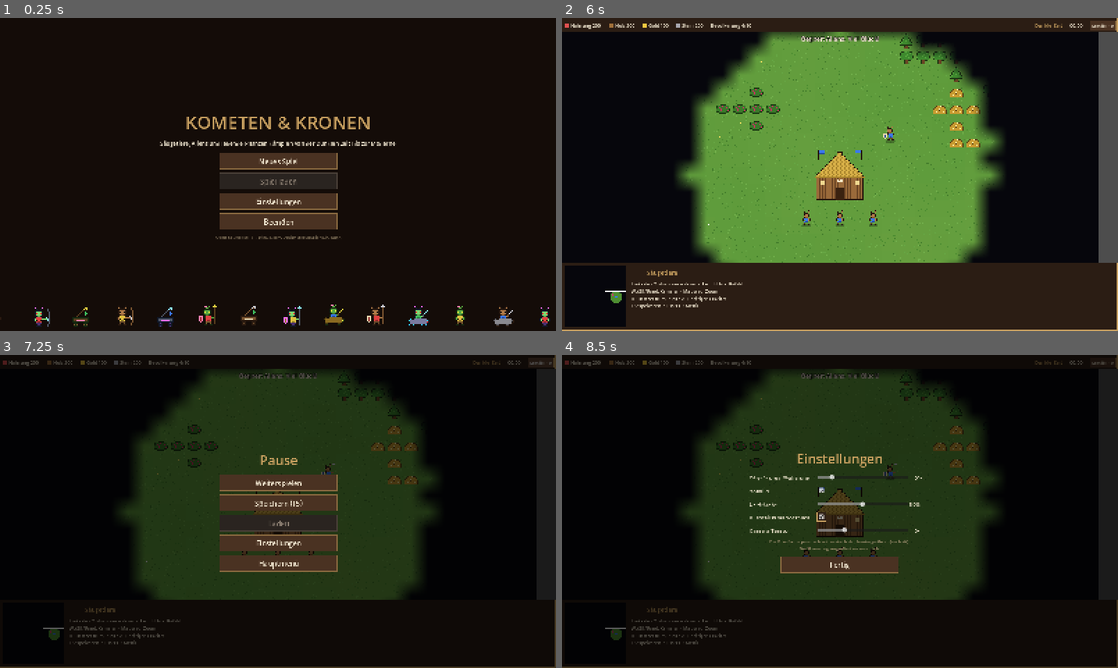
Above: before the commit, frames 1-4 (two rows, left to right).
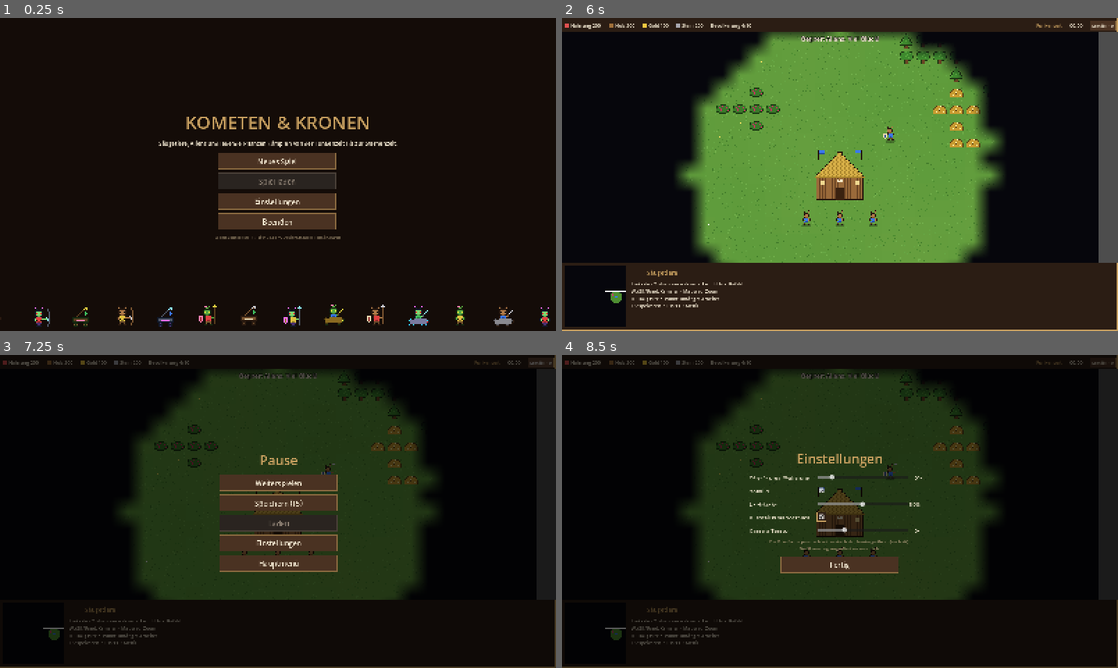
Above: after the commit, the same moments.

Repository: DesignStraub/aliens-in-earth
Game: Godot game, scene res://scenes/main.tscn
Same seed, same stepped clock (60 frames per second), same inputs: the game is played once before the commit and once after it.
Inputs (mouse positions are in pixels of both pictures, inside the frame that each line leads up to):
- Up to frame 1 (0.25 s): no input
- Up to frame 2 (6 s): click "Einstellungen" at 0.5 s; tap Enter at 1.25 s; move the mouse to (812, 237) at 1.27 s; hold W 1.28-2 s; tap H at 1.35 s; click (812, 237) at 1.42 s; click "Neues Spiel" at 2 s; click "Zurück" at 2.75 s; click "Neues Spiel" at 3.5 s; click "Normal" at 4.25 s; click "Normal" at 5 s; click "Spiel starten" at 5.75 s
- Up to frame 3 (7.25 s): click "Menü (F10)" at 6.5 s
- Up to frame 4 (8.5 s): click "Einstellungen" at 7.25 s; click (823, 489) at 8.02 s

The runs differ from the first frame. In frame 1, 1.3% of the frame differs, in the area x 28-72%, y 31-71%; in frame 2, 0.1%; in frame 3, less than 0.1%; in frame 4, less than 0.1%.

Commit message:
Eigene Namen für Zeitalter, Technologien, Gebäude und Ränge
Zeitalter: Funkenzeit, Bannerzeit, Bastionszeit, Kronenzeit, Sternenzeit.
Technologien und Gebäude umbenannt, Einheiten-Ränge als II-V.
Verweise auf andere Spiele aus README und Kommentaren entfernt.

Co-Authored-By: Claude Opus 5.5 <noreply@anthropic.com>

Diff:
--- a/scripts/ai.gd
+++ b/scripts/ai.gd
@@ -365,7 +365,7 @@
 	for k in avail:
 		total_w += float(w[k])
 	var total_own := maxi(1, army.size())
-	# In der Dunklen Zeit nur eine kleine Wache, sonst fehlt Nahrung für den Aufstieg
+	# In der Funkenzeit nur eine kleine Wache, sonst fehlt Nahrung für den Aufstieg
 	if int(p["age"]) == 0 and army.size() >= 5:
 		return
 	for b in world.buildings:
--- a/scripts/data.gd
+++ b/scripts/data.gd
@@ -16,15 +16,15 @@
 const RES_KIND := {"food": "berry", "wood": "tree", "gold": "gold", "stone": "stone"}
 
 const AGES := [
-	{"name": "Dunkle Zeit", "cost": {}, "time": 0.0},
-	{"name": "Feudalzeit", "cost": {"food": 500}, "time": 35.0},
-	{"name": "Burgzeit", "cost": {"food": 800, "gold": 200}, "time": 50.0},
-	{"name": "Imperialzeit", "cost": {"food": 1000, "gold": 800}, "time": 65.0},
-	{"name": "Moderne", "cost": {"food": 1500, "gold": 1200, "stone": 300}, "time": 80.0},
+	{"name": "Funkenzeit", "cost": {}, "time": 0.0},
+	{"name": "Bannerzeit", "cost": {"food": 500}, "time": 35.0},
+	{"name": "Bastionszeit", "cost": {"food": 800, "gold": 200}, "time": 50.0},
+	{"name": "Kronenzeit", "cost": {"food": 1000, "gold": 800}, "time": 65.0},
+	{"name": "Sternenzeit", "cost": {"food": 1500, "gold": 1200, "stone": 300}, "time": 80.0},
 ]
 
-# Je Zeitalter über dem Freischalt-Zeitalter steigt eine Einheit eine Stufe auf.
-const TIER_PREFIX := ["", "Veteran-", "Elite-", "Meister-", "Hightech-"]
+# Je Zeitalter über dem Freischalt-Zeitalter steigt eine Einheit einen Rang auf (II, III, …).
+const TIER_SUFFIX := ["", " II", " III", " IV", " V"]
 
 # range 0 = Nahkampf. Werte in Kacheln bzw. Sekunden.
 const UNITS := {
@@ -77,15 +77,15 @@
 }
 
 const BUILDINGS := {
-	"town_center": {"name": "Dorfzentrum", "size": 3, "hp": 2400.0, "cost": {"wood": 275, "stone": 100}, "time": 90.0, "age": 0, "pop": 10, "drop": ["food", "wood", "gold", "stone"], "trains": ["villager"], "attack": {"atk": 5.0, "range": 6.0, "cd": 2.0}},
+	"town_center": {"name": "Hauptsitz", "size": 3, "hp": 2400.0, "cost": {"wood": 275, "stone": 100}, "time": 90.0, "age": 0, "pop": 10, "drop": ["food", "wood", "gold", "stone"], "trains": ["villager"], "attack": {"atk": 5.0, "range": 6.0, "cd": 2.0}},
 	"house": {"name": "Haus", "size": 2, "hp": 550.0, "cost": {"wood": 25}, "time": 15.0, "age": 0, "pop": 5},
-	"mill": {"name": "Mühle", "size": 2, "hp": 600.0, "cost": {"wood": 100}, "time": 20.0, "age": 0, "drop": ["food"]},
-	"camp": {"name": "Lager", "size": 2, "hp": 600.0, "cost": {"wood": 100}, "time": 20.0, "age": 0, "drop": ["wood", "gold", "stone"]},
+	"mill": {"name": "Kornspeicher", "size": 2, "hp": 600.0, "cost": {"wood": 100}, "time": 20.0, "age": 0, "drop": ["food"]},
+	"camp": {"name": "Sammellager", "size": 2, "hp": 600.0, "cost": {"wood": 100}, "time": 20.0, "age": 0, "drop": ["wood", "gold", "stone"]},
 	"farm": {"name": "Farm", "size": 2, "hp": 300.0, "cost": {"wood": 60}, "time": 10.0, "age": 0, "walkable": true, "food": 300.0},
 	"barracks": {"name": "Kaserne", "size": 3, "hp": 1200.0, "cost": {"wood": 175}, "time": 35.0, "age": 0, "trains": ["spear"]},
-	"range": {"name": "Schießstand", "size": 3, "hp": 1200.0, "cost": {"wood": 175}, "time": 35.0, "age": 1, "trains": ["archer"]},
-	"stable": {"name": "Stall", "size": 3, "hp": 1200.0, "cost": {"wood": 175}, "time": 35.0, "age": 2, "trains": ["cavalry"]},
-	"workshop": {"name": "Werkstatt", "size": 3, "hp": 1500.0, "cost": {"wood": 200, "gold": 50}, "time": 40.0, "age": 3, "trains": ["siege"]},
+	"range": {"name": "Schützenhof", "size": 3, "hp": 1200.0, "cost": {"wood": 175}, "time": 35.0, "age": 1, "trains": ["archer"]},
+	"stable": {"name": "Reiterhof", "size": 3, "hp": 1200.0, "cost": {"wood": 175}, "time": 35.0, "age": 2, "trains": ["cavalry"]},
+	"workshop": {"name": "Kriegswerk", "size": 3, "hp": 1500.0, "cost": {"wood": 200, "gold": 50}, "time": 40.0, "age": 3, "trains": ["siege"]},
 	"palisade": {"name": "Palisade", "size": 1, "hp": 250.0, "cost": {"wood": 3}, "time": 4.0, "age": 0, "wall": true},
 	"wall": {"name": "Steinmauer", "size": 1, "hp": 1800.0, "cost": {"stone": 5}, "time": 6.0, "age": 1, "wall": true},
 	"gate": {"name": "Tor", "size": 1, "hp": 1500.0, "cost": {"stone": 20}, "time": 10.0, "age": 1, "wall": true, "gate": true},
@@ -106,23 +106,23 @@
 
 # Forschung: "at" = Gebäude, in dem geforscht wird; "req" = vorherige Technologie
 const TECHS := {
-	"loom": {"name": "Webstuhl", "desc": "Arbeiter +15 LP und +1 Rüstung", "cost": {"gold": 50}, "time": 20.0, "age": 0, "at": "town_center"},
-	"wheelbarrow": {"name": "Schubkarre", "desc": "Arbeiter +10% Tempo, tragen 5 mehr", "cost": {"food": 175, "wood": 50}, "time": 30.0, "age": 1, "at": "town_center"},
-	"handcart": {"name": "Handkarren", "desc": "Arbeiter +10% Tempo, tragen 5 mehr", "cost": {"food": 300, "wood": 200}, "time": 40.0, "age": 2, "at": "town_center", "req": "wheelbarrow"},
-	"masonry": {"name": "Mauerwerk", "desc": "Alle Gebäude und Mauern +20% LP", "cost": {"wood": 175, "stone": 150}, "time": 40.0, "age": 2, "at": "town_center"},
-	"tower_arrows": {"name": "Turmgeschütze", "desc": "Türme und Dorfzentrum +3 Angriff", "cost": {"food": 200, "wood": 150}, "time": 35.0, "age": 2, "at": "town_center"},
-	"gunpowder": {"name": "Schießpulver", "desc": "Alle Militäreinheiten +20% Angriff", "cost": {"food": 400, "gold": 400}, "time": 60.0, "age": 4, "at": "town_center"},
-	"double_axe": {"name": "Doppelaxt", "desc": "Holz sammeln +20%", "cost": {"food": 100, "wood": 50}, "time": 20.0, "age": 1, "at": "camp"},
-	"bow_saw": {"name": "Bügelsäge", "desc": "Holz sammeln +20%", "cost": {"food": 150, "wood": 100}, "time": 30.0, "age": 2, "at": "camp", "req": "double_axe"},
-	"gold_mining": {"name": "Goldbergbau", "desc": "Gold sammeln +20%", "cost": {"food": 100, "wood": 75}, "time": 25.0, "age": 1, "at": "camp"},
-	"stone_mining": {"name": "Steinbruch", "desc": "Stein sammeln +20%", "cost": {"food": 100, "wood": 75}, "time": 25.0, "age": 1, "at": "camp"},
-	"horse_collar": {"name": "Schweres Joch", "desc": "Farmen +25% Ertrag, neue Farmen +150 Nahrung", "cost": {"food": 75, "wood": 75}, "time": 20.0, "age": 1, "at": "mill"},
-	"crop_rotation": {"name": "Fruchtwechsel", "desc": "Farmen +25% Ertrag, neue Farmen +150 Nahrung", "cost": {"food": 250, "wood": 200}, "time": 40.0, "age": 3, "at": "mill", "req": "horse_collar"},
-	"forging": {"name": "Schmiedekunst", "desc": "Nahkampfeinheiten +2 Angriff", "cost": {"food": 150}, "time": 30.0, "age": 1, "at": "barracks"},
-	"scale_armor": {"name": "Schuppenpanzer", "desc": "Alle Militäreinheiten +1 Rüstung", "cost": {"food": 150, "gold": 100}, "time": 35.0, "age": 2, "at": "barracks"},
-	"fletching": {"name": "Befiederung", "desc": "Schützen +1 Angriff und +1 Reichweite", "cost": {"food": 100, "wood": 50}, "time": 30.0, "age": 1, "at": "range"},
-	"barding": {"name": "Rossharnisch", "desc": "Reiter +25% LP", "cost": {"food": 150, "gold": 100}, "time": 35.0, "age": 2, "at": "stable"},
-	"ballistics": {"name": "Ballistik", "desc": "Belagerung +25% Angriff und +1 Reichweite", "cost": {"wood": 300, "gold": 175}, "time": 45.0, "age": 3, "at": "workshop"},
+	"loom": {"name": "Zähe Kittel", "desc": "Arbeiter +15 LP und +1 Rüstung", "cost": {"gold": 50}, "time": 20.0, "age": 0, "at": "town_center"},
+	"wheelbarrow": {"name": "Tragekiepe", "desc": "Arbeiter +10% Tempo, tragen 5 mehr", "cost": {"food": 175, "wood": 50}, "time": 30.0, "age": 1, "at": "town_center"},
+	"handcart": {"name": "Zugschlitten", "desc": "Arbeiter +10% Tempo, tragen 5 mehr", "cost": {"food": 300, "wood": 200}, "time": 40.0, "age": 2, "at": "town_center", "req": "wheelbarrow"},
+	"masonry": {"name": "Bollwerkbau", "desc": "Alle Gebäude und Mauern +20% LP", "cost": {"wood": 175, "stone": 150}, "time": 40.0, "age": 2, "at": "town_center"},
+	"tower_arrows": {"name": "Brennende Bolzen", "desc": "Türme und Hauptsitz +3 Angriff", "cost": {"food": 200, "wood": 150}, "time": 35.0, "age": 2, "at": "town_center"},
+	"gunpowder": {"name": "Kometenstaub", "desc": "Alle Militäreinheiten +20% Angriff", "cost": {"food": 400, "gold": 400}, "time": 60.0, "age": 4, "at": "town_center"},
+	"double_axe": {"name": "Gezahnte Klinge", "desc": "Holz sammeln +20%", "cost": {"food": 100, "wood": 50}, "time": 20.0, "age": 1, "at": "camp"},
+	"bow_saw": {"name": "Rankensäge", "desc": "Holz sammeln +20%", "cost": {"food": 150, "wood": 100}, "time": 30.0, "age": 2, "at": "camp", "req": "double_axe"},
+	"gold_mining": {"name": "Glanzader", "desc": "Gold sammeln +20%", "cost": {"food": 100, "wood": 75}, "time": 25.0, "age": 1, "at": "camp"},
+	"stone_mining": {"name": "Felsspalter", "desc": "Stein sammeln +20%", "cost": {"food": 100, "wood": 75}, "time": 25.0, "age": 1, "at": "camp"},
+	"horse_collar": {"name": "Gute Saat", "desc": "Farmen +25% Ertrag, neue Farmen +150 Nahrung", "cost": {"food": 75, "wood": 75}, "time": 20.0, "age": 1, "at": "mill"},
+	"crop_rotation": {"name": "Tiefe Wurzeln", "desc": "Farmen +25% Ertrag, neue Farmen +150 Nahrung", "cost": {"food": 250, "wood": 200}, "time": 40.0, "age": 3, "at": "mill", "req": "horse_collar"},
+	"forging": {"name": "Glutschmiede", "desc": "Nahkampfeinheiten +2 Angriff", "cost": {"food": 150}, "time": 30.0, "age": 1, "at": "barracks"},
+	"scale_armor": {"name": "Schildplatten", "desc": "Alle Militäreinheiten +1 Rüstung", "cost": {"food": 150, "gold": 100}, "time": 35.0, "age": 2, "at": "barracks"},
+	"fletching": {"name": "Leichte Schäfte", "desc": "Schützen +1 Angriff und +1 Reichweite", "cost": {"food": 100, "wood": 50}, "time": 30.0, "age": 1, "at": "range"},
+	"barding": {"name": "Gepanzerte Sättel", "desc": "Reiter +25% LP", "cost": {"food": 150, "gold": 100}, "time": 35.0, "age": 2, "at": "stable"},
+	"ballistics": {"name": "Zielrohre", "desc": "Belagerung +25% Angriff und +1 Reichweite", "cost": {"wood": 300, "gold": 175}, "time": 45.0, "age": 3, "at": "workshop"},
 }
 
 ## Konfiguration bzw. Spielstand, der nach einem Szenen-Neustart geladen wird.
@@ -138,7 +138,7 @@
 
 
 func unit_name(kind: String, faction: String, age: int) -> String:
-	return TIER_PREFIX[unit_tier(kind, age)] + str(FACTIONS[faction]["units"][kind])
+	return str(FACTIONS[faction]["units"][kind]) + TIER_SUFFIX[unit_tier(kind, age)]
 
 
 func unit_stats(kind: String, faction: String, age: int, techs: Dictionary = {}) -> Dictionary:
--- a/scripts/hud.gd
+++ b/scripts/hud.gd
@@ -243,7 +243,7 @@
 	top_bar.visible = false
 	bottom_bar.visible = false
 	var vb := _menu_box("KOMETEN & KRONEN")
-	var sub := _label("Säugetiere, Aliens und lebende Pflanzen kämpfen von der Dunklen Zeit bis zur Moderne.", 16)
+	var sub := _label("Säugetiere, Aliens und lebende Pflanzen kämpfen von der Funkenzeit bis zur Sternenzeit.", 16)
 	sub.horizontal_alignment = HORIZONTAL_ALIGNMENT_CENTER
 	vb.add_child(sub)
 	var col := VBoxContainer.new()
@@ -677,7 +677,7 @@
 	if sel.is_empty():
 		info_icon.texture = null
 		info_title.text = Data.FACTIONS[f]["name"]
-		info_body.text = "Linksklick/Ziehen: auswählen  •  Rechtsklick: Befehl\nWASD/Rand: Kamera  •  Mausrad: Zoom\nH: Dorfzentrum  •  Punkt: untätiger Arbeiter\nF5: speichern  •  Esc/F10: Menü"
+		info_body.text = "Linksklick/Ziehen: auswählen  •  Rechtsklick: Befehl\nWASD/Rand: Kamera  •  Mausrad: Zoom\nH: Hauptsitz  •  Punkt: untätiger Arbeiter\nF5: speichern  •  Esc/F10: Menü"
 		return
 	if sel.size() == 1:
 		var e = sel[0]
--- a/scripts/main.gd
+++ b/scripts/main.gd
@@ -1113,7 +1113,7 @@
 # ---------------------------------------------------------------- Kollision
 
 ## Weiche Kollision: Einheiten dürfen sich berühren, aber nicht ineinander stehen.
-## Wer läuft, drückt Stehende stärker beiseite (wie in AoE).
+## Wer läuft, drückt Stehende stärker beiseite.
 func _separate_units(delta: float) -> void:
 	var grid := {}
 	for u in units:
@@ -1557,7 +1557,7 @@
 				break
 	_place_wall_line("palisade", tc.cell + Vector2i(-6, -6), tc.cell + Vector2i(6, -9))
 	queue_train(tc, "villager")
-	print("Forschung Webstuhl: ", queue_research(tc, "loom"))
+	print("Forschung Zähe Kittel: ", queue_research(tc, "loom"))
 	print("Aufstieg: ", queue_age_up(tc))
 	# zwei Arbeiter zum Holz, einer zu Gold
 	var wood := find_resource_near("tree", tc.cell, 20)
Not shown, changed: README.md
